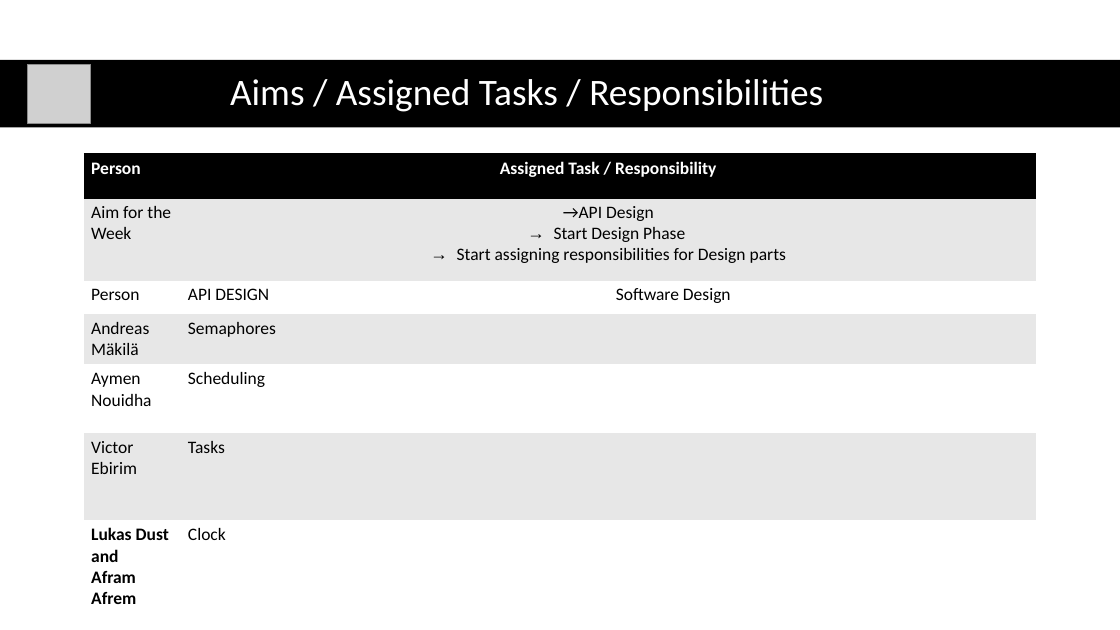
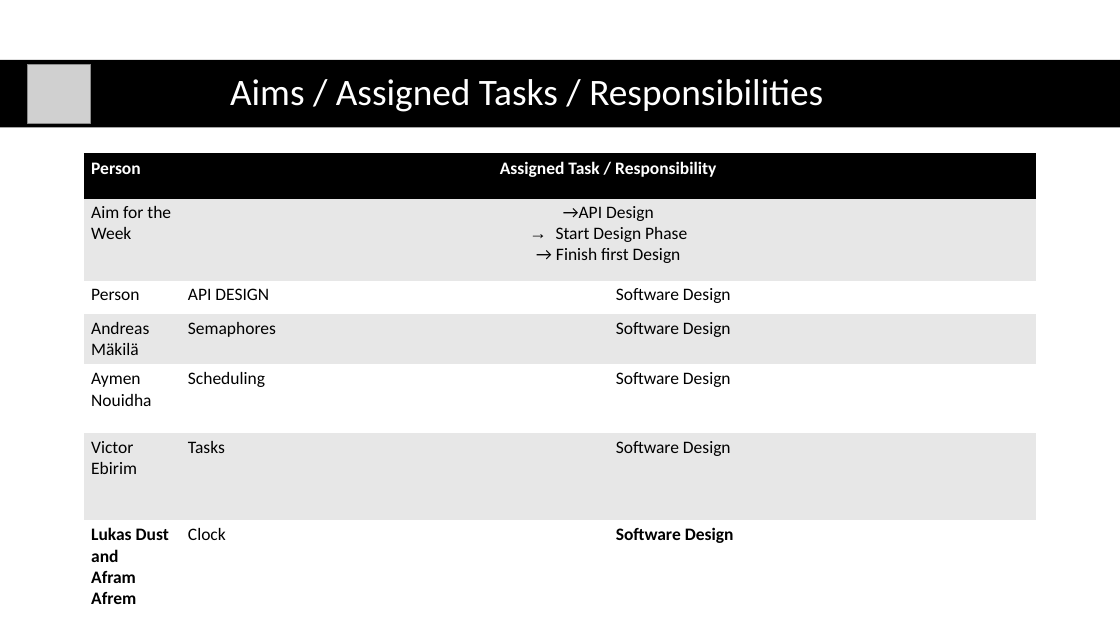
Before and after one commit to AymenNouidha/Rosa, a slide deck: slide 6 of 04_Presentations/01_Supervision_Meetings/03_Supervision_Meeting.pptx (slide 4 before the commit). Drawn at 1120x630 pixels with LibreOffice and Linux fonts; fonts in the diff are those of the drawing; grey boxes stand for pictures. Boxes give left, top, right and bottom in pixels: in the first picture for what was removed or moved away, otherwise in the second. Text is boxed around its words. In the diff, an @@ line names an element or a change of style, - is before the commit and + after.

```diff
--- a/04_Presentations/01_Supervision_Meetings/03_Supervision_Meeting.pptx
+++ b/04_Presentations/01_Supervision_Meetings/03_Supervision_Meeting.pptx
@@ table at [84,154,1036,630] @@
-row 2, column 2: →API Design / Start Design Phase / Start assigning responsibilities for Design parts
+row 2, column 2: →API Design / Start Design Phase / → Finish first Design
-row 4, column 3: 
+row 4, column 3: Software Design
-row 5, column 3: 
+row 5, column 3: Software Design
-row 6, column 3: 
+row 6, column 3: Software Design
-row 7, column 3: 
+row 7, column 3: Software Design
```
Also in this commit, not shown: 4 other slides changed, 2 slides added, 9 slides removed, 49 other files.
